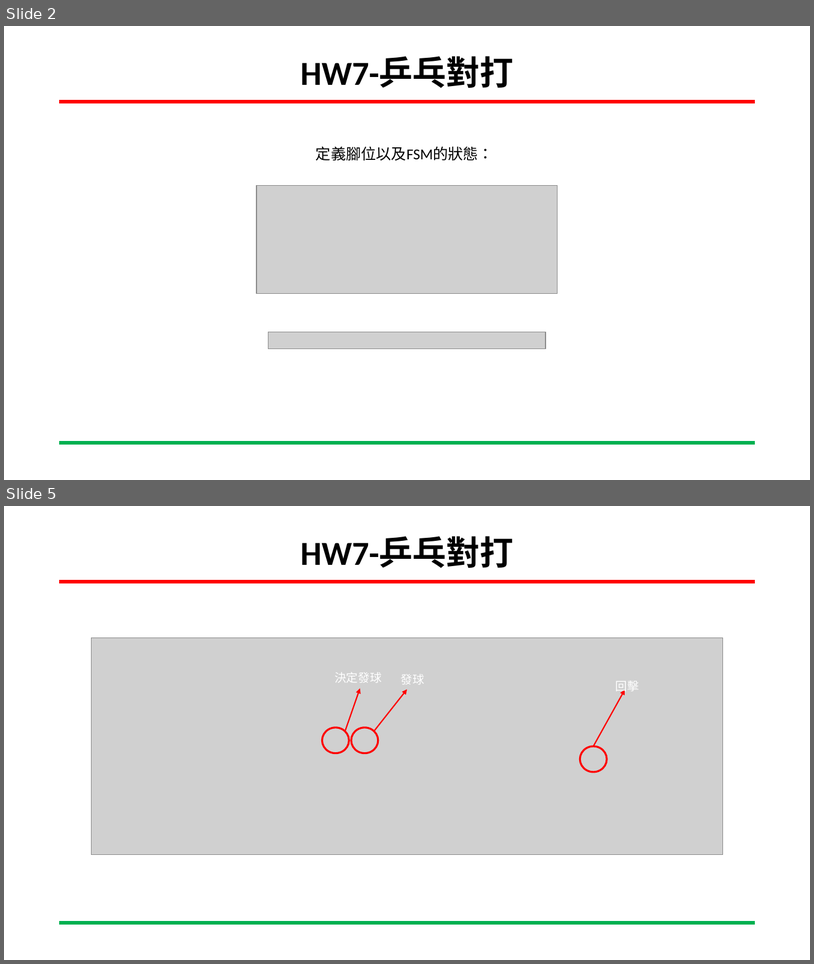
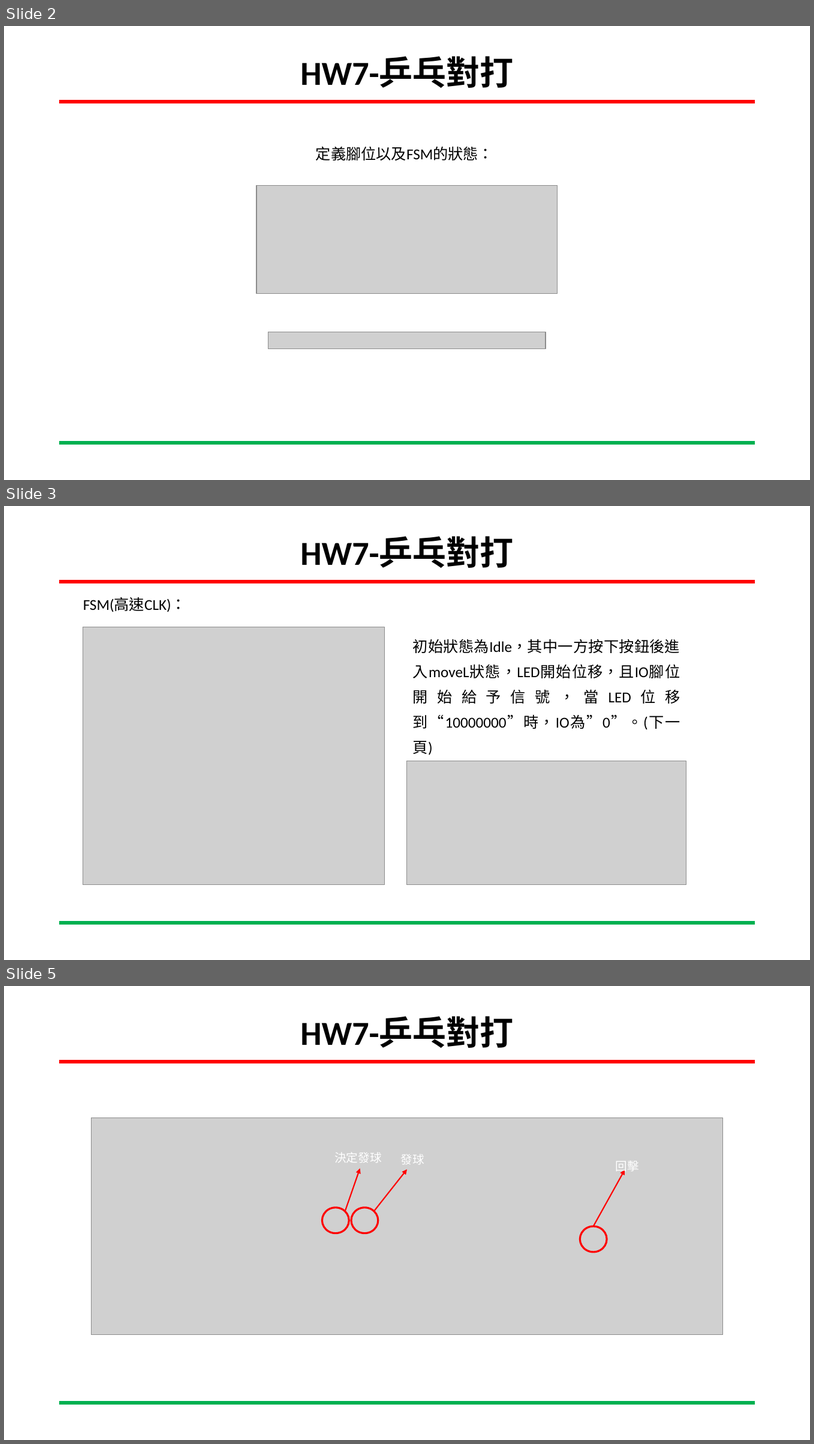
Before and after one commit to CCH147/FPGA_Course, a slide deck: HW7/HW7_pingpong_connect.pptx. Shown one above the other, each under a label of ours: slides 2 and 5 before the commit, slides 2, 3 and 5 after it; the slides between them are not shown. The pictures are 814x964 and 814x1444 pixels, drawn with LibreOffice and Linux fonts; fonts in the diff are those of the drawing; grey boxes stand for pictures; background and template pictures are left out. Boxes give left, top, right and bottom in pixels: in the first picture for what was removed or moved away, otherwise in the second. Text is boxed around its words. In the diff, an @@ line names an element or a change of style, - is before the commit and + after.

```diff
--- a/HW7/HW7_pingpong_connect.pptx
+++ b/HW7/HW7_pingpong_connect.pptx
@@ slide 3 added at (x1=4, y1=506, x2=810, y2=960), background #FFFFFF; not listed: 2 template elements that a slide beside it also shows @@
@@ title added at (x1=300, y1=537, x2=513, y2=568), 40 pt, text #000000, bold @@
+HW7-乒乓對打
@@ text added at (x1=83, y1=597, x2=186, y2=612), 18 pt, text #000000 @@
+FSM(高速CLK)：
@@ picture added at (x1=83, y1=627, x2=385, y2=884) @@
@@ text added at (x1=413, y1=639, x2=680, y2=730), 18 pt, text #000000 @@
+初始狀態為Idle，其中一方按下按鈕後進入moveL狀態，LED開始位移，且IO腳位開始給予信號，當LED位移到“10000000”時，IO為”0”。(下一頁)
@@ picture added at (x1=408, y1=761, x2=687, y2=885) @@
```
Also in this commit, not shown: 1 slide changed, 1 slide removed.
